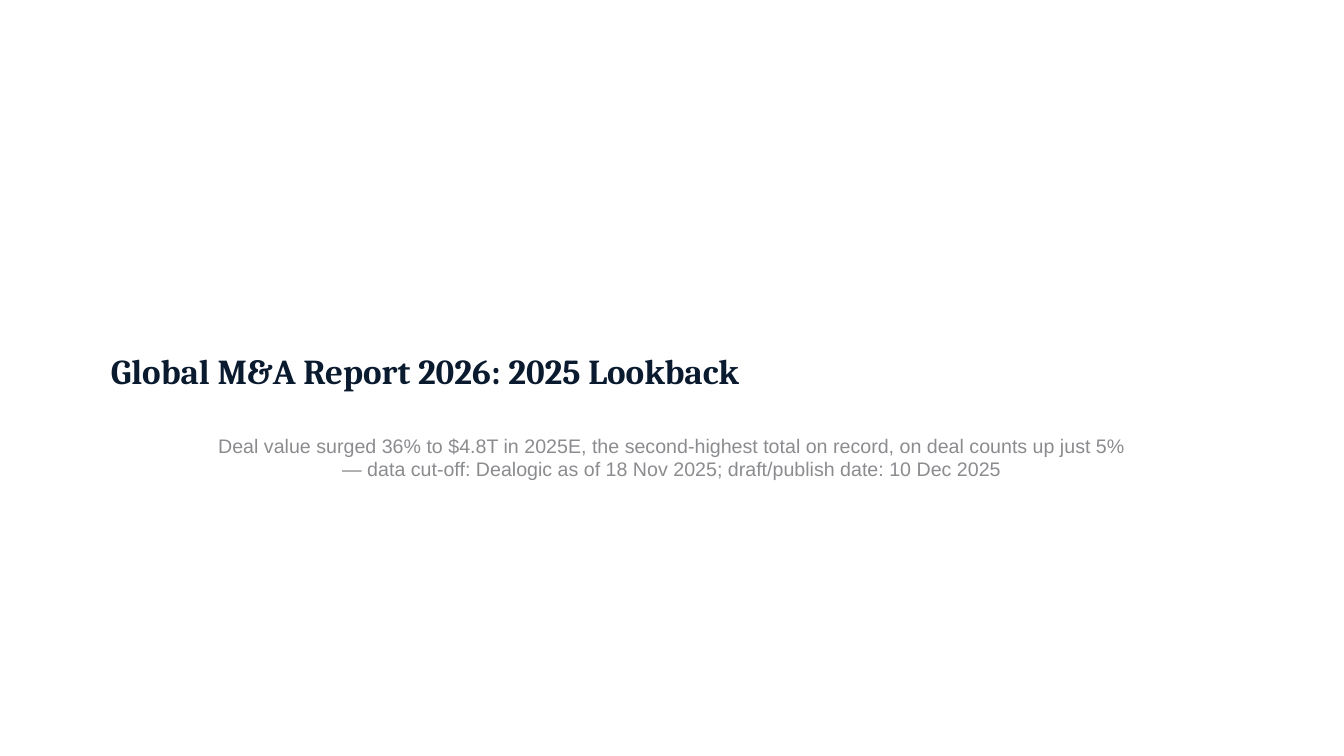
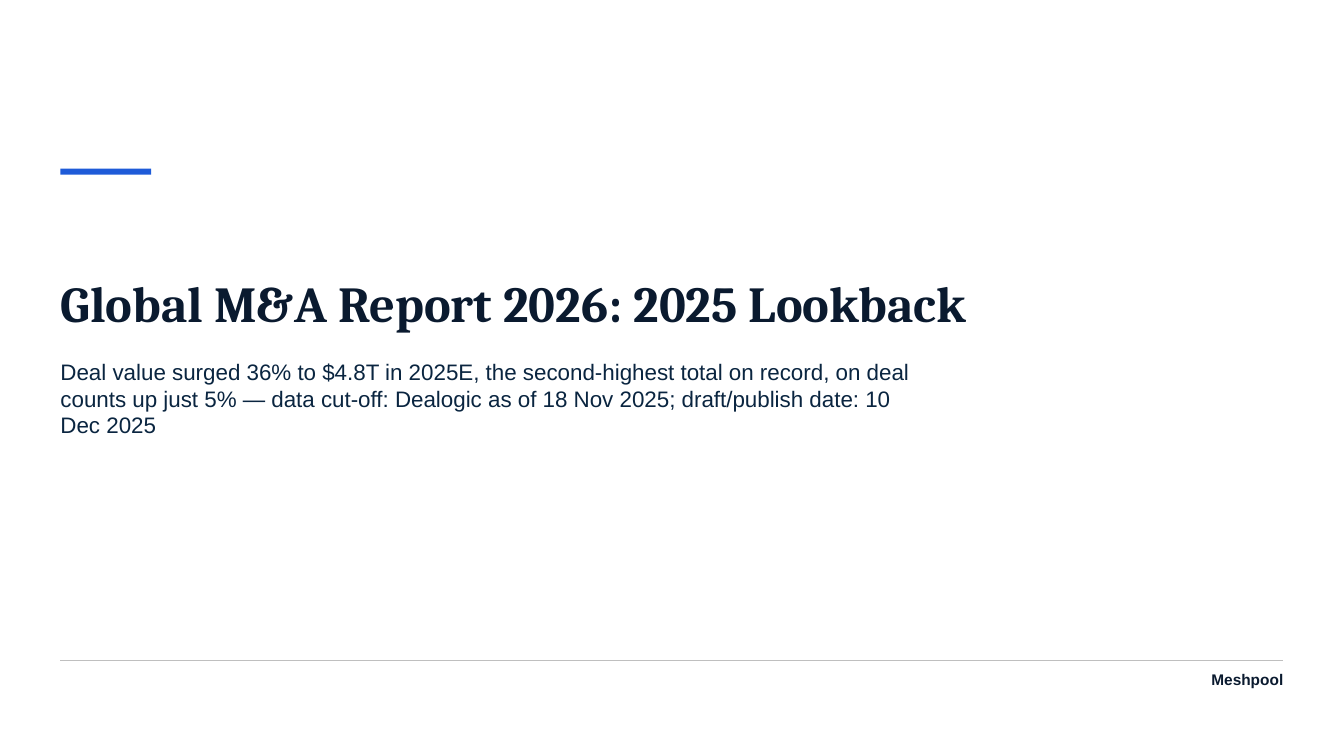
Before and after one commit to hamzaaziada/meshpool-harness, a slide deck: slide 1 of docs/deck-engine/examples/content_only_bain.pptx. Drawn at 1344x756 pixels with LibreOffice and Linux fonts; fonts in the diff are those of the drawing. Boxes give left, top, right and bottom in pixels: in the first picture for what was removed or moved away, otherwise in the second. Text is boxed around its words. In the diff, an @@ line names an element or a change of style, - is before the commit and + after.

```diff
--- a/docs/deck-engine/examples/content_only_bain.pptx
+++ b/docs/deck-engine/examples/content_only_bain.pptx
@@ rectangle added at <box>60,168,151,174</box>, fill #1E5BD8 @@
@@ title "Global M&A Report 2026: 2025 ...": place and size @@
-title "Global M&A Report 2026: 2025 ..." at <box>111,359,739,392</box>
+title "Global M&A Report 2026: 2025 ..." at <box>60,287,966,333</box>
@@ title "Global M&A Report 2026: 2025 ..." at <box>60,287,966,333</box>: size 25 to 36 pt; line spacing 0.9 to 38pt @@
@@ subtitle "Deal value surged 36% to ...": place and size @@
-subtitle "Deal value surged 36% to ..." at <box>218,438,1124,480</box>
+subtitle "Deal value surged 36% to ..." at <box>60,363,909,434</box>
@@ subtitle "Deal value surged 36% to ..." at <box>60,363,909,434</box>: size 14 to 16 pt, text colour #8C8D8F to #0A2540; alignment centre to left @@
@@ line added from (60, 660) to (1284, 660), #BFBFBF 0.5 pt @@
@@ text added at <box>1211,674,1283,689</box>, 11 pt, text #0A1A2F, bold @@
+Meshpool
```
Also in this commit, not shown: 7 other slides changed, 14 other files.
